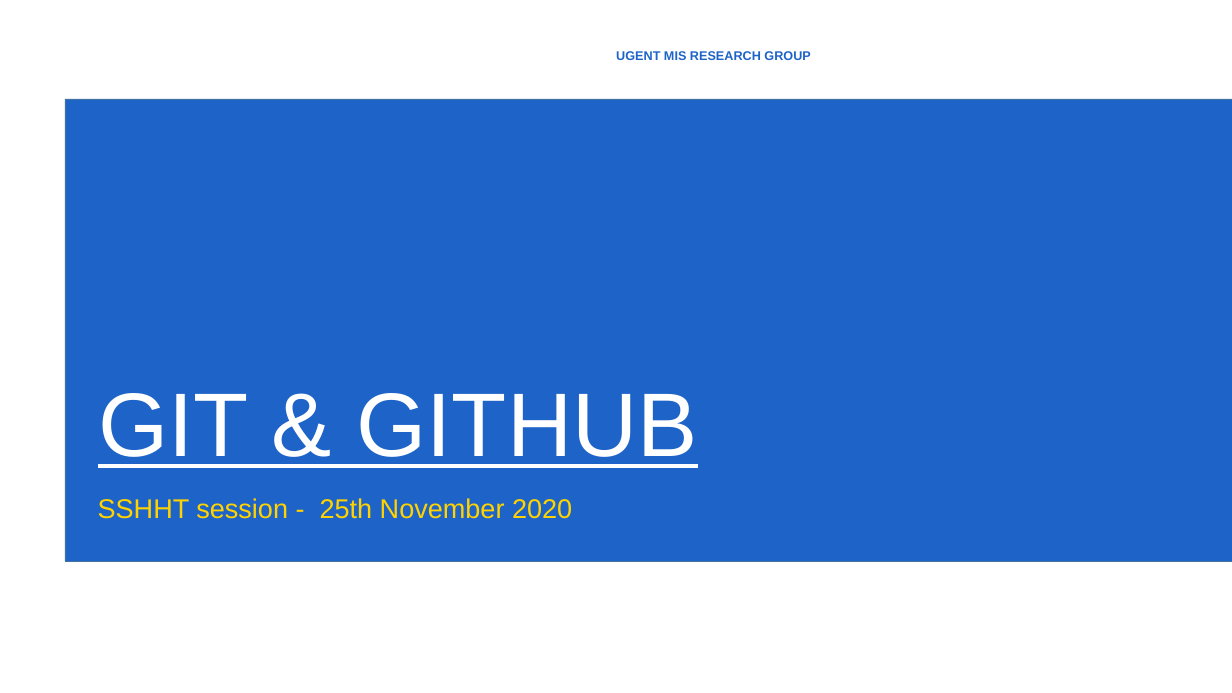
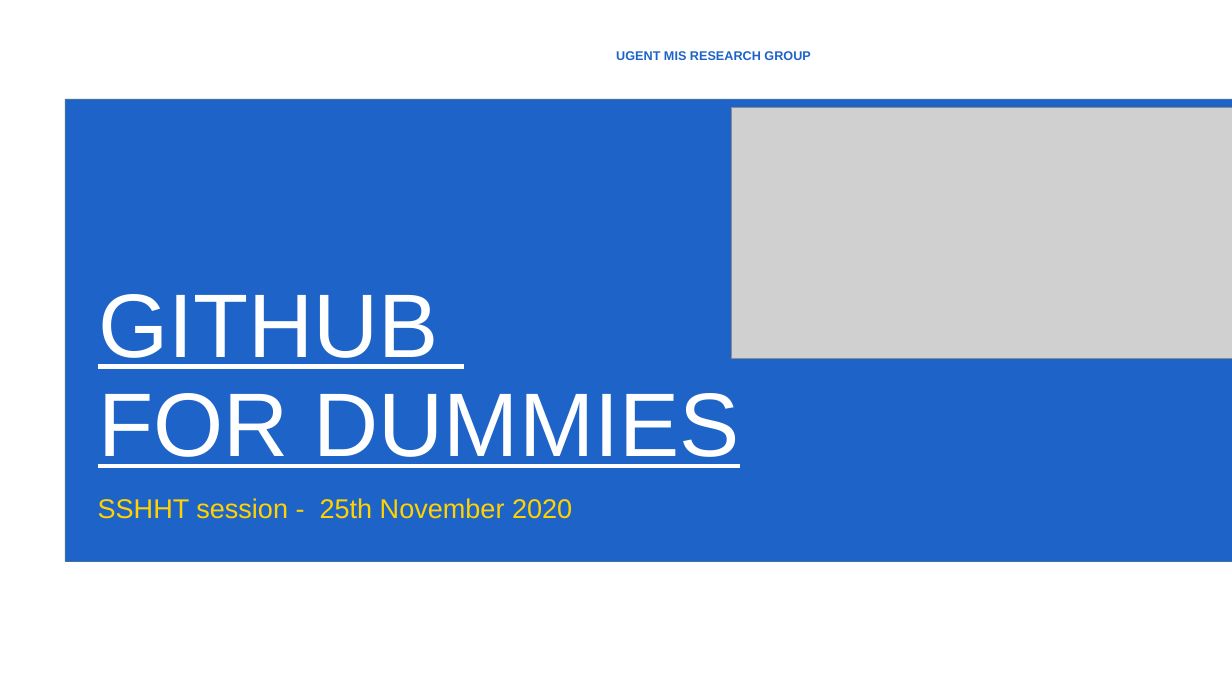
Before and after one commit to Qisi-Zhang/SSHTsessie, a slide deck: slide 2 of SSHTGithub.pptx. Drawn at 1232x693 pixels with LibreOffice and Linux fonts; fonts in the diff are those of the drawing; grey boxes stand for pictures; background and template pictures are left out. Boxes give left, top, right and bottom in pixels: in the first picture for what was removed or moved away, otherwise in the second. Text is boxed around its words. In the diff, an @@ line names an element or a change of style, - is before the commit and + after.

```diff
--- a/SSHTGithub.pptx
+++ b/SSHTGithub.pptx
@@ picture added at [732,108,1232,358] @@
@@ title at [98,294,740,468]: text changed @@
-GIT & GITHUB
+GITHUB
+FOR DUMMIES
```
Also in this commit, not shown: 4 other slides changed, 6 slides added, 2 slides removed.
